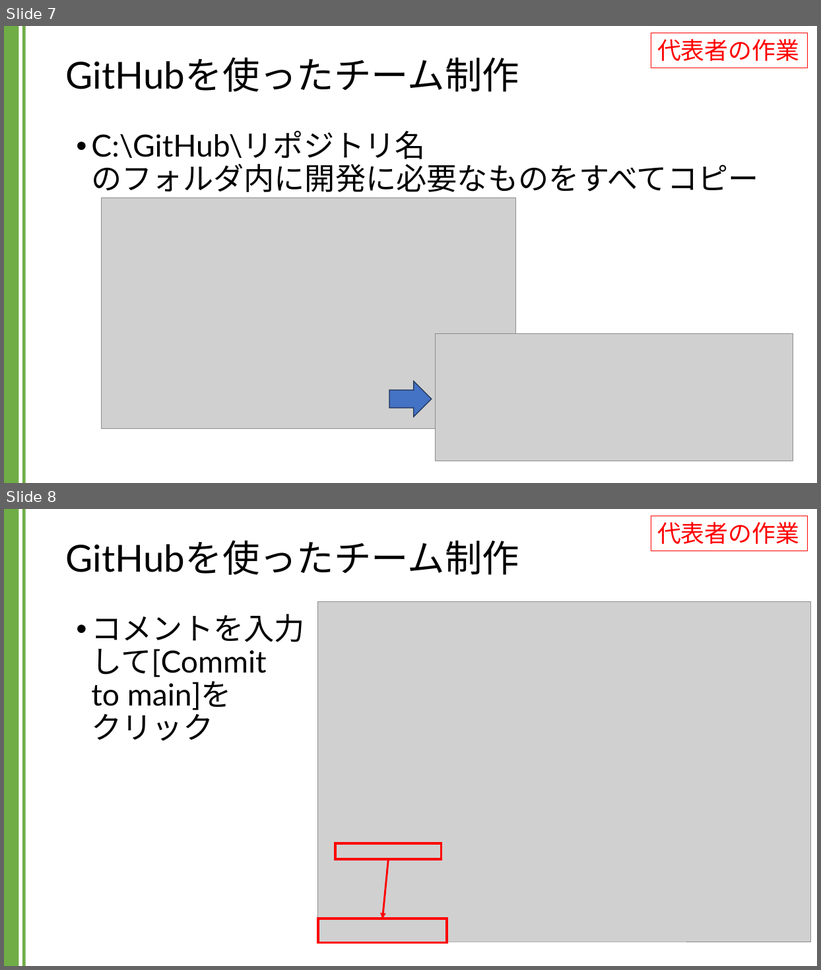
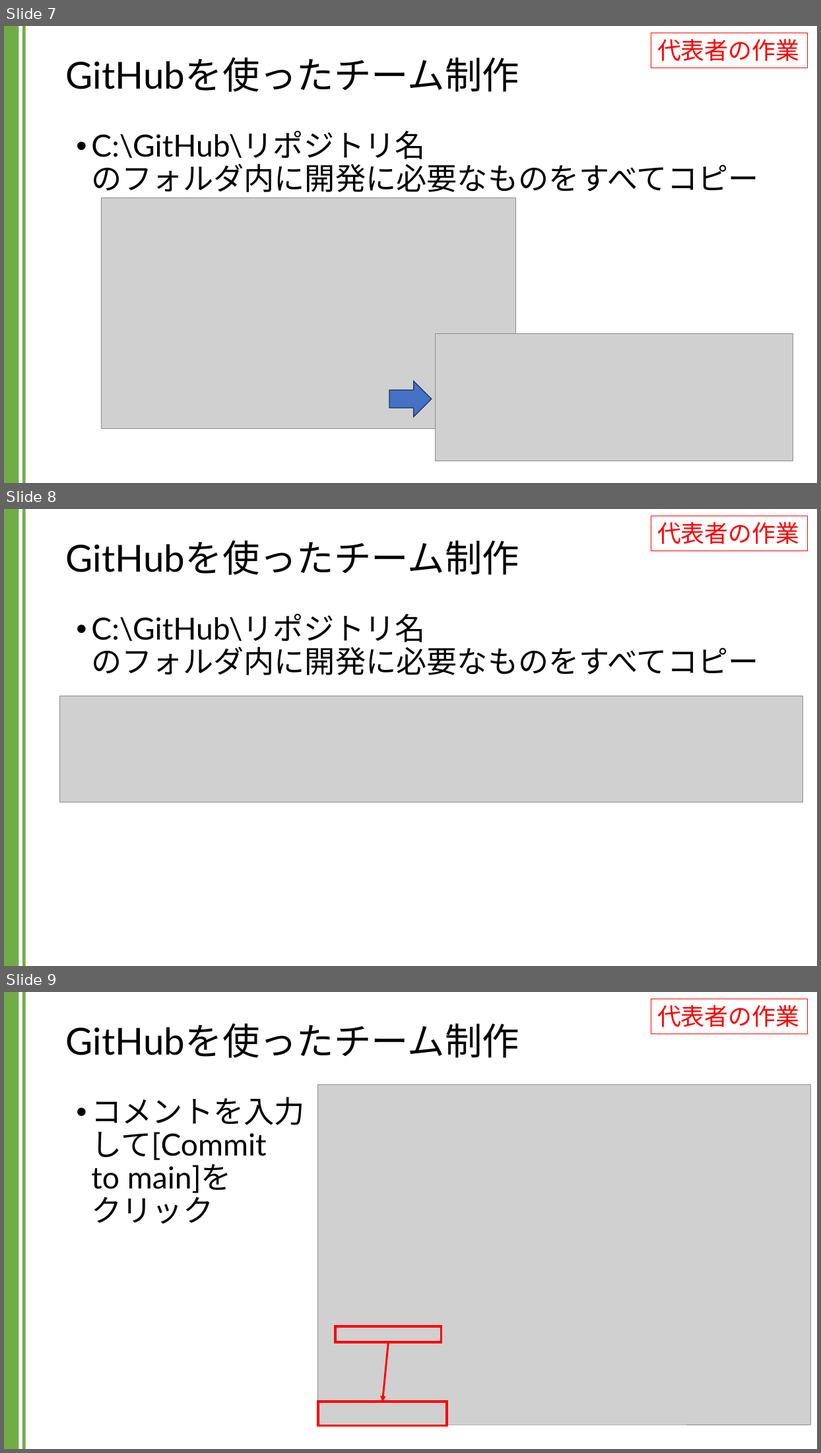
Before and after one commit to kic-murata/cpp2024, a slide deck: 授業資料/GitHubを用いたチーム制作.pptx. Shown one above the other, each under a label of ours: slides 7 and 8 before the commit, slides 7, 8 and 9 after it. The pictures are 821x970 and 821x1453 pixels, drawn with LibreOffice and Linux fonts; fonts in the diff are those of the drawing; grey boxes stand for pictures. Boxes give left, top, right and bottom in pixels: in the first picture for what was removed or moved away, otherwise in the second. Text is boxed around its words. In the diff, an @@ line names an element or a change of style, - is before the commit and + after.

```diff
--- a/授業資料/GitHubを用いたチーム制作.pptx
+++ b/授業資料/GitHubを用いたチーム制作.pptx
@@ slide 8 added at (x1=4, y1=509, x2=817, y2=966), background #FFFFFF; not listed: 2 template elements that a slide beside it also shows @@
@@ rectangle added at (x1=652, y1=516, x2=808, y2=551), outline #FF0000 0.75 pt, 28 pt, text #FF0000 @@
+代表者の作業
@@ title added at (x1=66, y1=540, x2=519, y2=575), 44 pt, text #000000 @@
+GitHubを使ったチーム制作
@@ text added at (x1=91, y1=614, x2=758, y2=675), 36 pt, text #000000 @@
+• C:\GitHub\リポジトリ名
+  のフォルダ内に開発に必要なものをすべてコピー
@@ picture added at (x1=60, y1=696, x2=803, y2=803) @@
@@ what was slide 8 is now slide 9 @@
```
Also in this commit, not shown: 3 slides changed, 1 other file.
